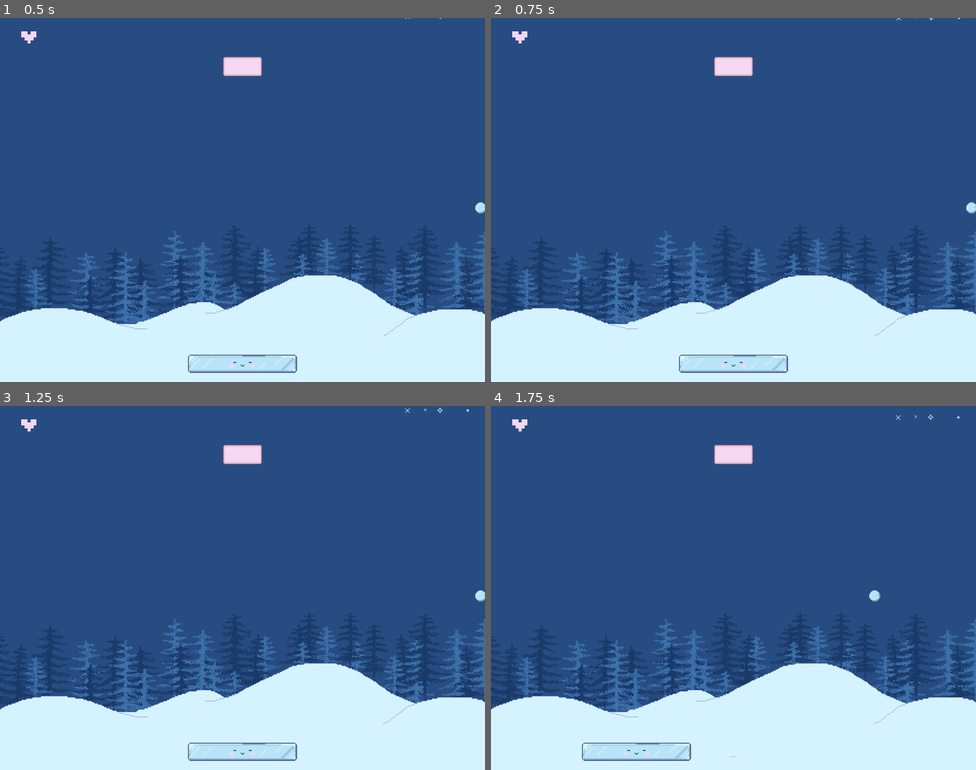
Above: before the commit, frames 1-4 (two rows, left to right).
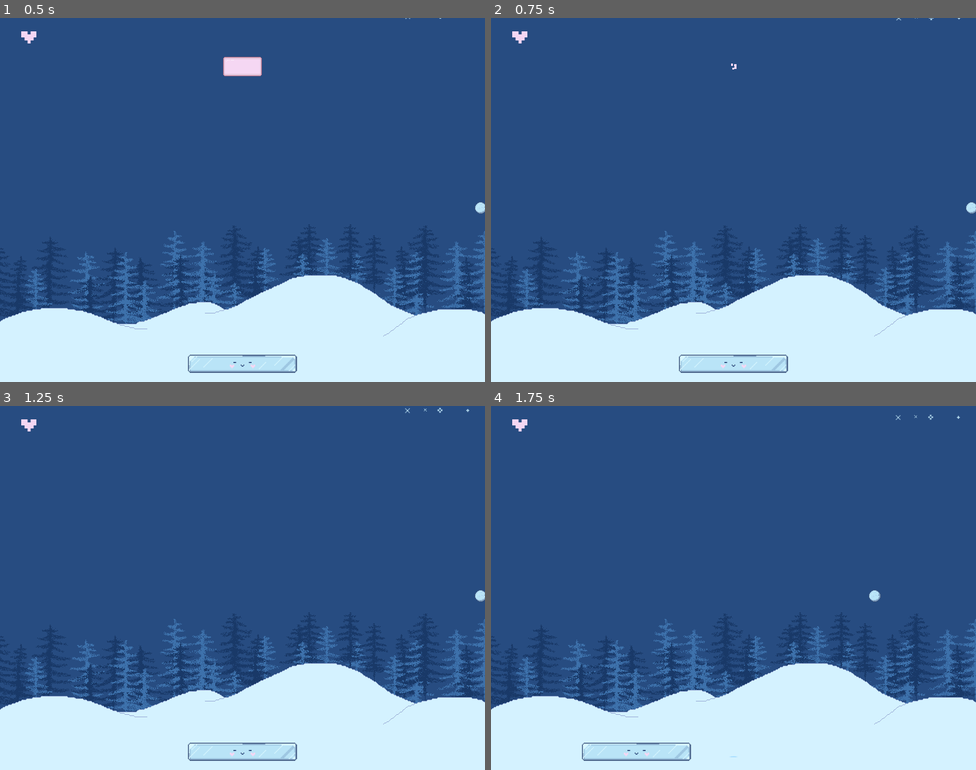
Above: after the commit, the same moments.

Repository: aysieelf/Snow-Break
Game: Godot game, scene res://levels/scenes/test_scene.tscn
The game is run twice, just before and just after one commit, with the same random seed, the same clock (stepped at 60 frames per second) and the same inputs. This scene is started directly instead of the project's main scene.
Inputs (mouse positions are in pixels of both pictures, inside the frame that each line leads up to):
- Up to frame 1 (0.5 s): no input
- Up to frame 2 (0.75 s): tap Enter at 0.5 s; move the mouse to (733, 65) at 0.52 s; click (733, 65) at 0.67 s
- Up to frame 3 (1.25 s): no input
- Up to frame 4 (1.75 s): move the mouse to (636, 606) at 1.27 s; click (636, 606) at 1.42 s

Frame 1 is identical in both runs. In frame 2, 0.4% of the frame differs, in the area x 46-54%, y 10-16%; in frame 3, 0.4%; in frame 4, 0.4%.
Error before the commit: Invalid assignment of property or key 'visible' with value of type 'bool' on a base object of type 'null instance'. (res://levels/scenes/brick-break.gd:11)

Commit message:
fix: issue with brick breaking

Diff:
--- a/winter-splinter/levels/scenes/brick-break.gd
+++ b/winter-splinter/levels/scenes/brick-break.gd
@@ -3,13 +3,8 @@
 func _input_event(_viewport, event, _shape_idx):
 	if event is InputEventMouseButton and event.pressed:
 		if event.button_index == MOUSE_BUTTON_LEFT:
-			# Намираме particle system нода чрез Sprite2D
-			var particles = $BreakBrick
-			# Стартираме частиците
-			# particles.emitting = true
-			# Скриваме спрайта (не целия Area2D)
-			$NormalBrick.visible = false
-			# Изчакваме частиците да приключат преди да премахнем нода
+			var particles = $BreakBrick  # вече е директно под Area2D
+			particles.emitting = true
+			$NormalBrick1.visible = false
 			await get_tree().create_timer(particles.lifetime).timeout
-			# Премахваме целия Area2D (който ще премахне и децата му)
 			queue_free()
